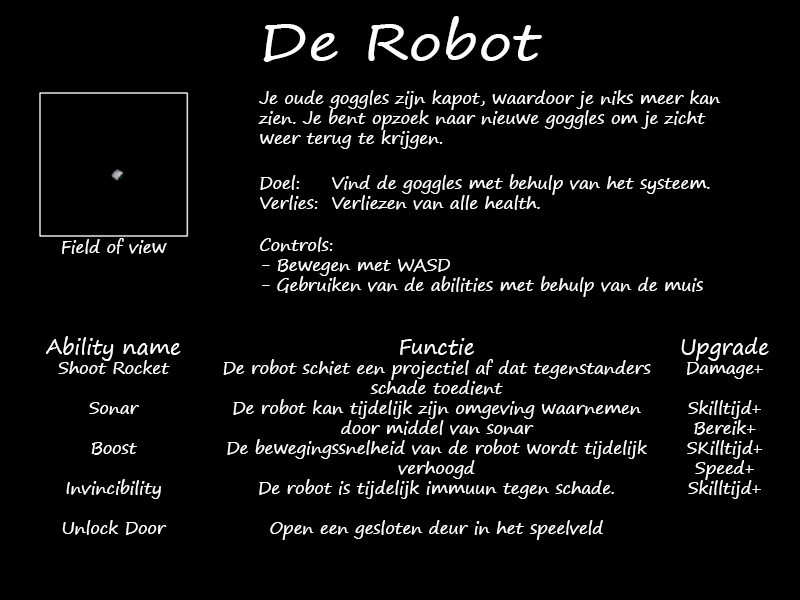
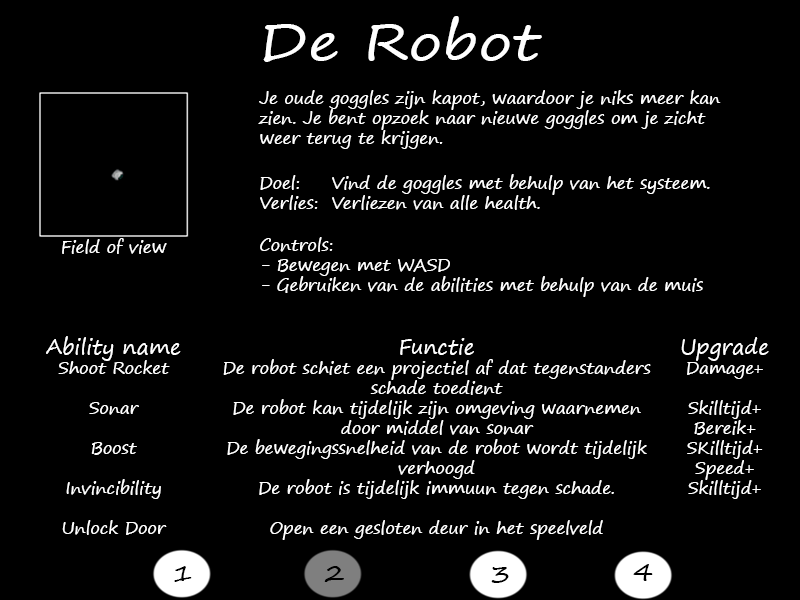
The second (800, 600) image is a revision of the first. Changes to its layers:
added layer "2" above "4" over <box>324,566,344,582</box>
added layer "4" above "3" over <box>633,564,653,581</box>
added layer "3" above "1" over <box>491,567,509,583</box>
added layer "1" above "Layer 4" over <box>174,566,192,582</box>
added layer "Layer 4" above "Layer 3" over <box>303,549,362,598</box>
added layer "Layer 3" above "Layer 1" over <box>152,549,673,600</box>
